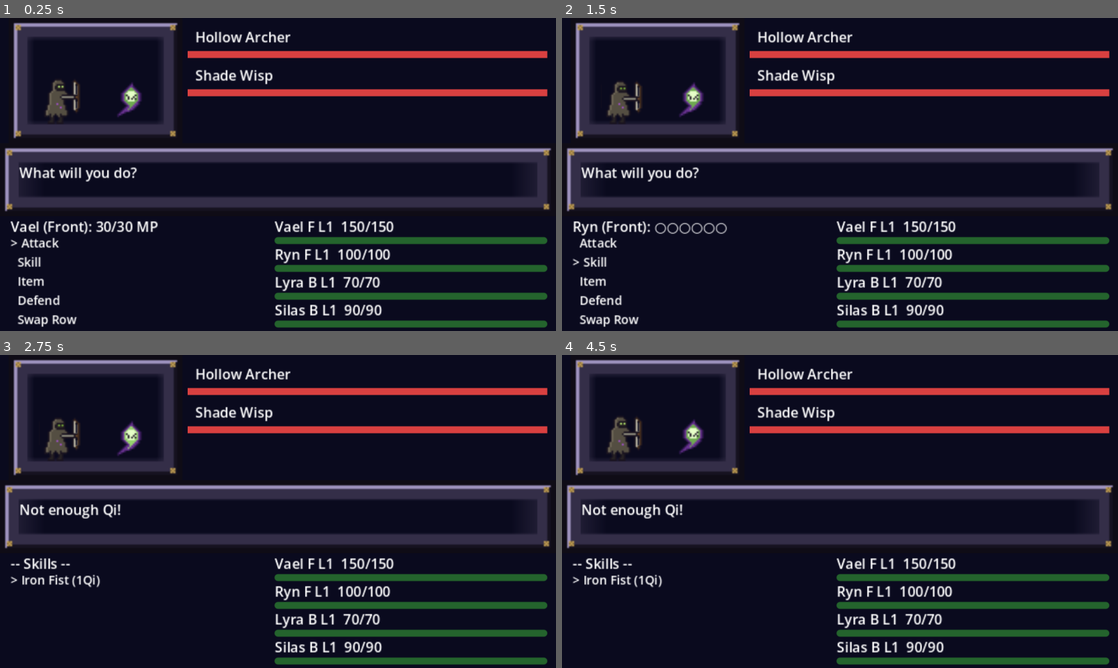
Above: before the commit, frames 1-4 (two rows, left to right).
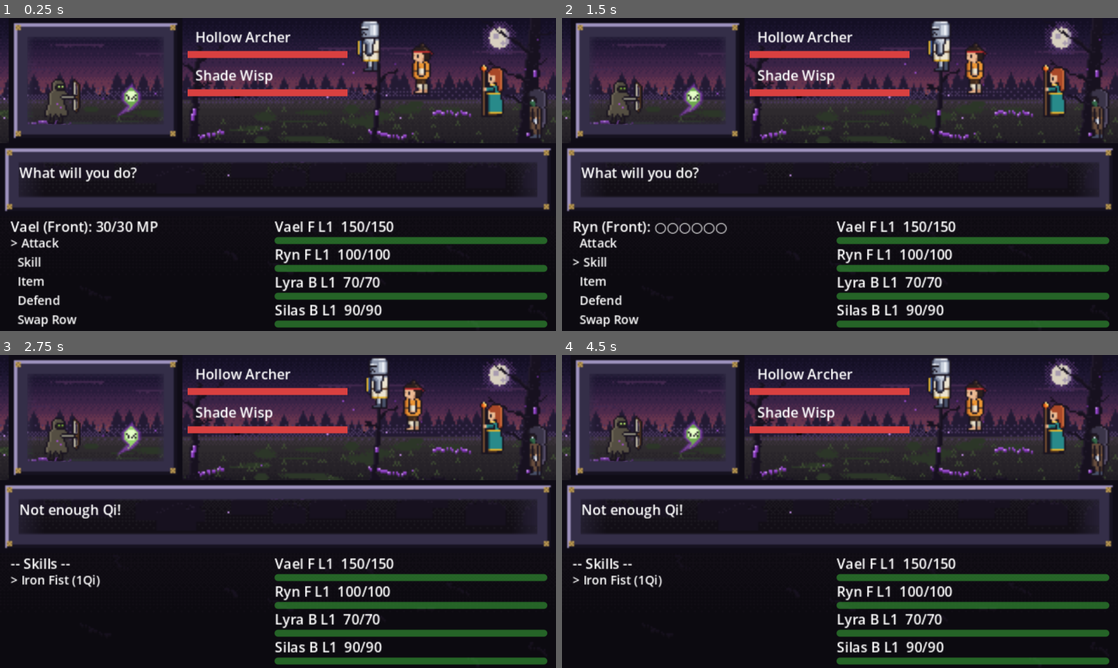
Above: after the commit, the same moments.

Repository: corytomlinson-oss/project_divine_light
Game: Godot game, scene res://scenes/battle/Battle.tscn
The game is run twice, just before and just after one commit, with the same random seed, the same clock (stepped at 60 frames per second) and the same inputs. This scene is started directly instead of the project's main scene.
Inputs:
- Up to frame 1 (0.25 s): no input
- Up to frame 2 (1.5 s): tap Enter (ui_accept) at 0.5, 0.77 s; hold Right (ui_right) 0.53-1.28 s; tap E at 0.6, 1.35 s; hold Down (ui_down) from 1.28 s (still down)
- Up to frame 3 (2.75 s): tap Enter (ui_accept) at 1.52, 2 s; release Down (ui_down) at 2.03 s; hold Right (ui_right) from 2.03 s (still down); tap E at 2.1 s
- Up to frame 4 (4.5 s): release Right (ui_right) at 2.78 s; hold Up (ui_up) 2.78-3.53 s; tap E at 2.85, 3.6, 4.35 s; tap Enter (ui_accept) at 3.02, 3.5, 3.77, 4.25 s; hold Left (ui_left) from 3.53 s (still down)

The runs differ from the first frame. In frame 1, 24% of the frame differs, in the area x 0-100%, y 0-51%; in frame 2, 24%; in frame 3, 24%; in frame 4, 24%.

Commit message:
Milestone 16: forest battle background, party shown on the battle screen
Code-generated 320x180 corrupted-forest background for Overworld battles.
Party members now stand facing the enemies (walk sets mirrored) in an
FF6-style diagonal grouped by row, stepping forward on their turn, with
attack lunge, hit flash, KO and revive animations. Enemy HP bars
shortened to make room.

Co-Authored-By: Claude Opus 5.5 <noreply@anthropic.com>

Diff:
--- a/divine-light/scripts/battle/Battle.gd
+++ b/divine-light/scripts/battle/Battle.gd
@@ -133,6 +133,31 @@
 # 2-phase kit: physical+self-DEF-buff -> corrupted holy magic). This one
 # exists to prove the generic system - visible/fixed encounter, phase
 # transition, escape lockout, bonus XP - works end to end.
+# Battle background art per location (320x180, drawn over the plain Background
+# ColorRect). Locations without an entry keep the plain color - e.g. the
+# Cathedral, where a forest backdrop would be wrong.
+const BATTLE_BACKGROUNDS: Dictionary = {
+	"overworld": "res://assets/ui/battle_bg_forest.png",
+}
+
+# Enemy name/HP bar width. Was 207 (the whole right side) before the party
+# sprites moved into the right of the top band.
+const ENEMY_BAR_W := 92.0
+
+# Party formation in the top band: a diagonal line, FF6-style, stepping down
+# and right per slot so 32px-tall sprites fit in 72px. Slots are grouped by
+# row - front-row members take the upper-left slots, back-row members the
+# lower-right ones - so the back-row shift only ever widens the gap between the
+# two groups. (Shifting back-row members within a fixed party-order line made
+# them collide with whoever came next; any shift big enough to notice a row
+# swap was bigger than the spacing.) The acting member steps toward the
+# enemies. Values are each sprite's top-left corner.
+const PARTY_ORIGIN := Vector2(210, 0)
+const PARTY_STEP := Vector2(24, 13)
+const PARTY_BACK_ROW_X := 18.0
+const PARTY_STEP_FORWARD := 5.0
+const PARTY_WALK_SPEED := 60.0
+
 const BOSS_ENCOUNTERS: Dictionary = {
 	"cathedral": {
 		"name": "Hollow Warden", "hp": 220, "atk": 14, "def": 8, "agi": 9, "xp": 300,
@@ -158,6 +183,14 @@
 var _enemy_last_hp: Array = []
 var _enemy_death_shown: Array = []
 var _enemy_tweens: Array = []
+# Party battle sprites (parallel to _party; null for a member with no art).
+# Same animation bookkeeping as the enemy arrays above, plus _party_acting:
+# the member stepping forward, either choosing a command or taking a turn.
+var _party_sprites: Array = []
+var _party_last_hp: Array = []
+var _party_ko_shown: Array = []
+var _party_tweens: Array = []
+var _party_acting: int = -1
 
 # Battle state
 var _selecting_index: int = 0
@@ -200,9 +233,11 @@
 		$PartyPanel/HP_Silas,
 	]
 	_party = GameManager.party
+	_setup_background()
 	_setup_party_bars()
 	_enemies = _generate_encounter()
 	_setup_enemy_ui()
+	_setup_party_sprites()
 	GameManager.party_loaded.connect(_update_ui)
 	_update_ui()
 	_begin_selection()
@@ -284,7 +319,7 @@
 
 		var label := Label.new()
 		label.position = Vector2(108, 5 + i * row_h)
-		label.size = Vector2(207, 14)
+		label.size = Vector2(ENEMY_BAR_W, 14)
 		label.add_theme_font_size_override("font_size", 8)
 		label.text = "  " + _enemies[i].display_name
 		$EnemyArea.add_child(label)
@@ -292,16 +327,167 @@
 
 		var bar_bg := ColorRect.new()
 		bar_bg.position = Vector2(108, 5 + i * row_h + 14)
-		bar_bg.size = Vector2(207, 4)
+		bar_bg.size = Vector2(ENEMY_BAR_W, 4)
 		bar_bg.color = Color(0.2, 0.05, 0.05, 1)
 		$EnemyArea.add_child(bar_bg)
 
 		var bar_fill := ColorRect.new()
 		bar_fill.position = Vector2(108, 5 + i * row_h + 14)
-		bar_fill.size = Vector2(207, 4)
+		bar_fill.size = Vector2(ENEMY_BAR_W, 4)
 		bar_fill.color = Color(0.85, 0.25, 0.25, 1)
 		$EnemyArea.add_child(bar_fill)
 		_enemy_hp_bars.append(bar_fill)
+
+
+func _setup_background() -> void:
+	var path: String = BATTLE_BACKGROUNDS.get(GameManager.current_location, "")
+	if path.is_empty() or not ResourceLoader.exists(path):
+		return
+	var art := TextureRect.new()
+	art.name = "BackgroundArt"
+	art.texture = load(path)
+	art.mouse_filter = Control.MOUSE_FILTER_IGNORE
+	add_child(art)
+	# Directly above the plain Background, below everything else.
+	move_child(art, $Background.get_index() + 1)
+
+
+## Each party member's overworld walk set doubles as their battle sprite: the
+## side-view animations mirrored with flip_h to face the enemies on the left.
+func _setup_party_sprites() -> void:
+	var area := Node2D.new()
+	area.name = "PartyArea"
+	# Lower in the line draws in front, even mid-walk after a row swap.
+	area.y_sort_enabled = true
+	add_child(area)
+	# Above the background and enemy area, below the message box and menus.
+	move_child(area, $EnemyArea.get_index() + 1)
+	_party_sprites = []
+	_party_last_hp = []
+	_party_ko_shown = []
+	_party_tweens = []
+	for i in _party.size():
+		var member: Combatant = _party[i]
+		var path := "res://assets/sprites/%s_frames.tres" % member.char_class.to_lower()
+		var sprite: AnimatedSprite2D = null
+		if ResourceLoader.exists(path):
+			sprite = AnimatedSprite2D.new()
+			sprite.sprite_frames = load(path)
+			sprite.flip_h = true
+			sprite.play(&"idle_side")
+			sprite.position = _party_home(i)
+			area.add_child(sprite)
+		_party_sprites.append(sprite)
+		_party_last_hp.append(member.hp)
+		_party_ko_shown.append(false)
+		_party_tweens.append(null)
+	_animate_party_hp_changes(true)
+
+
+## Member i's place in the line: front-row members first, then back-row
+## members, each group in party order.
+func _party_slot(i: int) -> int:
+	var slot := 0
+	var row: String = _party[i].row
+	for j in _party.size():
+		var other: String = _party[j].row
+		if (other == "front" and row == "back") or (other == row and j < i):
+			slot += 1
+	return slot
+
+
+## Where member i should stand right now (sprite center), from row and turn.
+func _party_home(i: int) -> Vector2:
+	var member: Combatant = _party[i]
+	var pos := PARTY_ORIGIN + PARTY_STEP * _party_slot(i) + Vector2(8, 16)
+	if member.row == "back":
+		pos.x += PARTY_BACK_ROW_X
+	if member.is_ko:
+		pos.y += 8.0  # lying down: a 32x16 shape resting on the same feet line
+	elif i == _party_acting:
+		pos.x -= PARTY_STEP_FORWARD
+	return pos
+
+
+func _restart_party_tween(i: int) -> Tween:
+	if _party_tweens[i] != null:
+		_party_tweens[i].kill()
+	var t := create_tween()
+	_party_tweens[i] = t
+	return t
+
+
+## Hop toward the enemies and back, for attacks and offensive skills.
+func _anim_party_attack(i: int) -> void:
+	var sprite: AnimatedSprite2D = _party_sprites[i]
+	if sprite == null:
+		return
+	var home := _party_home(i)
+	sprite.position = home
+	var t := _restart_party_tween(i)
+	t.tween_property(sprite, "position", home - Vector2(8, 0), 0.08)
+	t.tween_property(sprite, "position", home, 0.12)
+
+
+## Same HP-diff approach as _animate_enemy_hp_changes(): hits flash and
+## shake, KO tips the sprite over backward and darkens it, and a revive
+## stands it back up. `instant` skips animation (battle start, e.g. a member
+## who was already KO'd going in).
+func _animate_party_hp_changes(instant: bool = false) -> void:
+	for i in mini(_party.size(), _party_sprites.size()):
+		var sprite: AnimatedSprite2D = _party_sprites[i]
+		var member: Combatant = _party[i]
+		if sprite == null:
+			continue
+		if member.is_ko and not _party_ko_shown[i]:
+			_party_ko_shown[i] = true
+			var t := _restart_party_tween(i)
+			sprite.play(&"idle_side")
+			if instant:
+				sprite.rotation = PI / 2.0
+				sprite.modulate = Color(0.45, 0.4, 0.55)
+				sprite.position = _party_home(i)
+			else:
+				sprite.modulate = Color(2.5, 2.5, 2.5)
+				t.set_parallel(true)
+				t.tween_property(sprite, "rotation", PI / 2.0, 0.25)
+				t.tween_property(sprite, "position", _party_home(i), 0.25)
+				t.tween_property(sprite, "modulate", Color(0.45, 0.4, 0.55), 0.35)
+		elif not member.is_ko and _party_ko_shown[i]:
+			_party_ko_shown[i] = false
+			var t := _restart_party_tween(i)
+			t.set_parallel(true)
+			t.tween_property(sprite, "rotation", 0.0, 0.2)
+			t.tween_property(sprite, "position", _party_home(i), 0.2)
+			t.tween_property(sprite, "modulate", Color.WHITE, 0.2)
+		elif not member.is_ko and member.hp < _party_last_hp[i] and not instant:
+			_tween_hurt(_restart_party_tween(i), sprite, _party_home(i))
+		_party_last_hp[i] = member.hp
+
+
+## Runs every frame: works out who is stepping forward, then walks any sprite
+## that isn't mid-animation toward where it belongs (so row swaps, Vanish and
+## turn changes all move smoothly without a hook in each of them).
+func _update_party_positions(delta: float) -> void:
+	if state == State.SELECTING:
+		_party_acting = _selecting_index
+	elif state != State.RESOLVING:
+		_party_acting = -1
+	for i in mini(_party.size(), _party_sprites.size()):
+		var sprite: AnimatedSprite2D = _party_sprites[i]
+		if sprite == null:
+			continue
+		var t: Tween = _party_tweens[i]
+		if t != null and t.is_running():
+			continue
+		var target := _party_home(i)
+		if sprite.position.is_equal_approx(target):
+			if not _party[i].is_ko and sprite.animation != &"idle_side":
+				sprite.play(&"idle_side")
+			continue
+		sprite.position = sprite.position.move_toward(target, PARTY_WALK_SPEED * delta)
+		if not _party[i].is_ko:
+			sprite.play(&"walk_side")
 
 
 ## Battle sprite for an enemy, from assets/sprites/enemies/<name_in_snake_case>.png
@@ -352,9 +538,12 @@
 
 ## White flash plus a quick side-to-side shake when an enemy loses HP.
 func _anim_enemy_hurt(i: int) -> void:
-	var sprite: CanvasItem = _enemy_sprites[i]
-	var home: Vector2 = _enemy_home[i]
-	var t := _restart_enemy_tween(i)
+	_tween_hurt(_restart_enemy_tween(i), _enemy_sprites[i], _enemy_home[i])
+
+
+## Shared by enemies and party: white flash plus a quick side-to-side shake
+## around `home`, played on the caller's (already reset) tween.
+func _tween_hurt(t: Tween, sprite: CanvasItem, home: Vector2) -> void:
 	sprite.modulate = Color(2.5, 2.5, 2.5)
 	t.set_parallel(true)
 	t.tween_property(sprite, "modulate", Color.WHITE, 0.25)
@@ -399,7 +588,8 @@
 			_debug_auto_win()
 
 
-func _process(_delta: float) -> void:
+func _process(delta: float) -> void:
+	_update_party_positions(delta)
 	match state:
 		State.SELECTING:
 			_handle_menu_input()
@@ -774,6 +964,7 @@
 
 func _begin_resolving() -> void:
 	state = State.RESOLVING
+	_party_acting = -1
 	_menu_state = MenuState.MAIN
 	action_menu.visible = false
 	selection_header.text = ""
@@ -808,6 +999,8 @@
 		_begin_selection()
 		return
 	var combatant: Combatant = _turn_queue.pop_front()
+	# The acting party member steps forward for their turn (enemies: nobody).
+	_party_acting = _party.find(combatant)
 	if combatant.is_stunned:
 		combatant.stun_rounds -= 1
 		if combatant.stun_rounds <= 0:
@@ -841,6 +1034,10 @@
 
 
 func _execute_party_turn(member: Combatant) -> void:
+	var offensive: bool = member.queued_action == "attack" \
+			or (member.queued_action == "skill" and str(member.queued_skill.get("target", "")).begins_with("enemy"))
+	if offensive:
+		_anim_party_attack(_party.find(member))
 	match member.queued_action:
 		"attack":      _do_attack(member)
 		"skill":       _do_skill(member, member.queued_skill)
@@ -1634,17 +1831,18 @@
 		elif _menu_state == MenuState.TARGETING and i == _target_index:
 			label.text = "> %s" % enemy.display_name
 			label.modulate = Color(1.0, 1.0, 0.3)
-			bar.size.x = 207.0 * pct
+			bar.size.x = ENEMY_BAR_W * pct
 			bar.color = Color(1.0, 1.0, 0.3, 1)
 		else:
 			label.text = "  %s" % enemy.display_name
 			label.modulate = Color(1.0, 1.0, 1.0)
-			bar.size.x = 207.0 * pct
+			bar.size.x = ENEMY_BAR_W * pct
 			bar.color = Color(0.85, 0.25, 0.25, 1)
 
 
 func _update_ui() -> void:
 	_update_enemy_ui()
+	_animate_party_hp_changes()
 	for i in _party.size():
 		var member: Combatant = _party[i]
 		var label: Label = _party_hp_labels[i]
Binary file added: divine-light/assets/ui/battle_bg_forest.png
Not shown, added: divine-light/assets/ui/battle_bg_forest.png.import
Not shown, changed: ASSETS.md
Not shown, changed: CLAUDE.md
Not shown, added: divine-light/assets/ui/source/build_battle_bg.py
